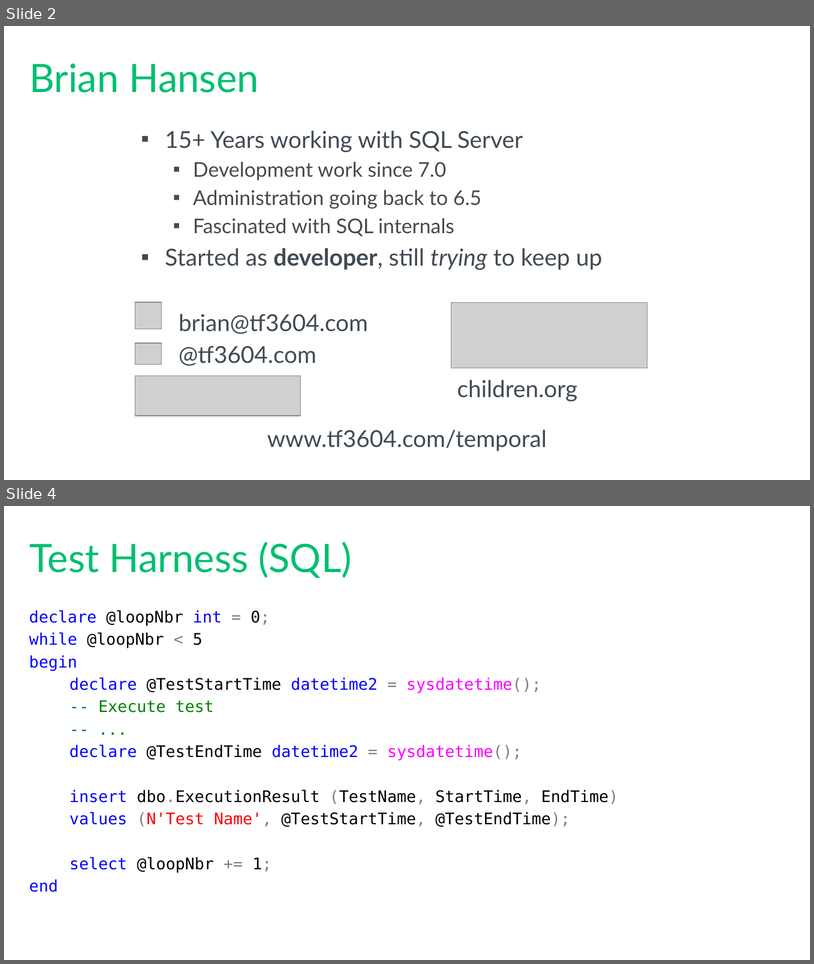
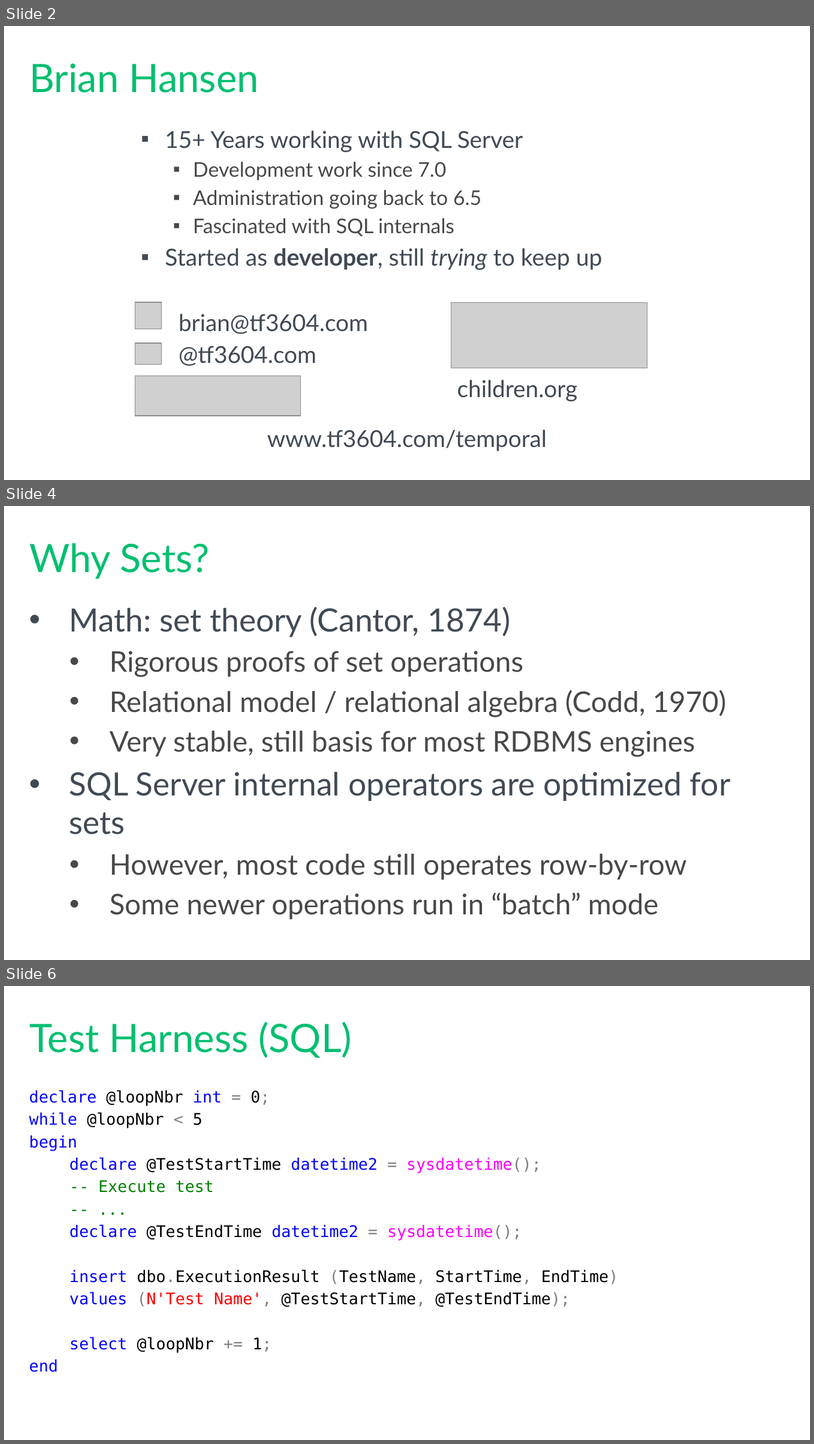
Before and after one commit to tf3604/SetMeUp, a slide deck: HowToThinkInSets.pptx. Shown one above the other, each under a label of ours: slides 2 and 4 before the commit, slides 2, 4 and 6 after it; the slides between them are not shown. The pictures are 814x964 and 814x1444 pixels, drawn with LibreOffice and Linux fonts; fonts in the diff are those of the drawing; grey boxes stand for pictures; background and template pictures are left out. Boxes give left, top, right and bottom in pixels: in the first picture for what was removed or moved away, otherwise in the second. Text is boxed around its words. In the diff, an @@ line names an element or a change of style, - is before the commit and + after.

```diff
--- a/HowToThinkInSets.pptx
+++ b/HowToThinkInSets.pptx
@@ slide 4 added at bbox=[4, 506, 810, 960], background #FFFFFF @@
@@ title added at bbox=[29, 543, 210, 579], 44 pt, text #00BF6F @@
+Why Sets?
@@ text added at bbox=[69, 607, 731, 919], 32 pt, text #474947 @@
+• Math: set theory (Cantor, 1874)
+  • Rigorous proofs of set operations
+  • Relational model / relational algebra (Codd, 1970)
+  • Very stable, still basis for most RDBMS engines
+• SQL Server internal operators are optimized for sets
+  • However, most code still operates row-by-row
+  • Some newer operations run in “batch” mode
@@ what was slide 4 is now slide 6 @@
```
Also in this commit, not shown: 1 slide changed, 6 other slides added.
